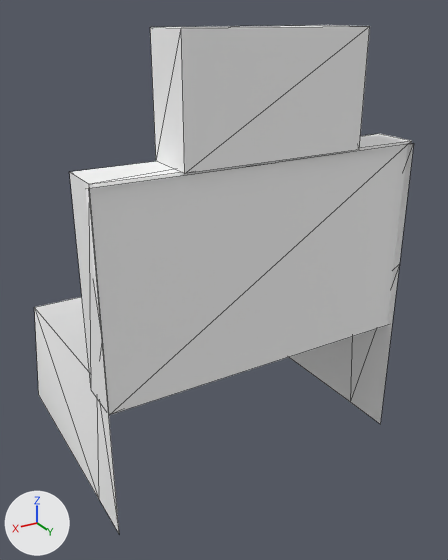
An edit to the FBX model JustynsVehiclePack/common/media/models_X/vehicles/JVP_LRSeatFrontLeft.fbx, drawn before and after from the same camera.
Camera for both pictures: a 50 mm lens placed at (71.5, 63.3, 80.3), pointed at (28.8, -7.8, 44.8). Arrows for +X, +Y and +Z are at lower left; the lights stay in place. The first picture is the older version. Mesh edges are drawn as thin lines. Vertices at exactly the same position are counted once.

Names of what the first picture shows: 'JVP_LRSeatFrontLeft'.
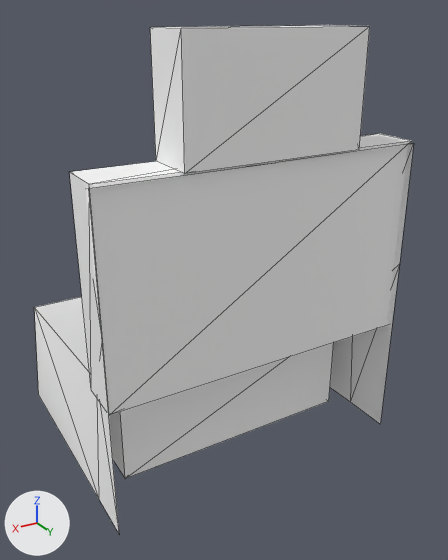
The newer file is also turned or shifted as a whole; pictures and numbers use the older file's frame.

Location of each change, (x1, y1, x2, y2) in pixels of the pictures (448 x 560 px):
part 1 of me_jvp_lrseatfrontleft, added: after (109, 343, 333, 478)

The change in detail:
me_jvp_lrseatfrontleft is used by ob_jvp_lrseatfrontleft; location (0.0, 0.0, 0.0).
me_jvp_lrseatfrontleft had 34 vertices, 47 faces and spanned x 8.2..52.5, y -29.2..6.6, z 20.9..79.0.
me_jvp_lrseatfrontleft now has 42 vertices, 59 faces and spans x 8.2..52.5, y -29.2..6.6, z 20.9..79.0.
me_jvp_lrseatfrontleft part 1: a new loose piece, a box spanning x 12.2..48.2, y -25.4..-1.9, z 21.5..36.0, in mat_truckinterior (white #ffffff).
